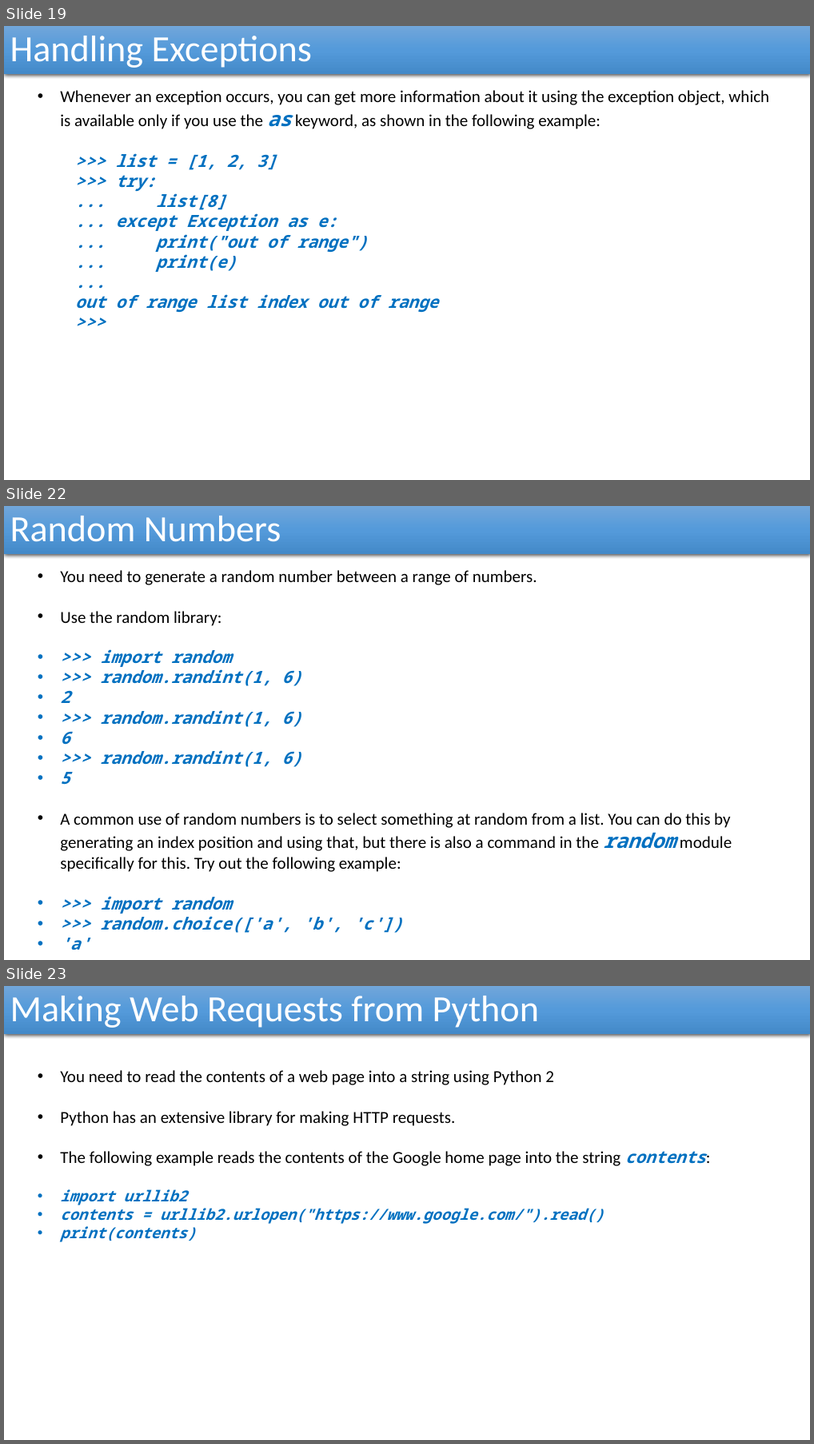
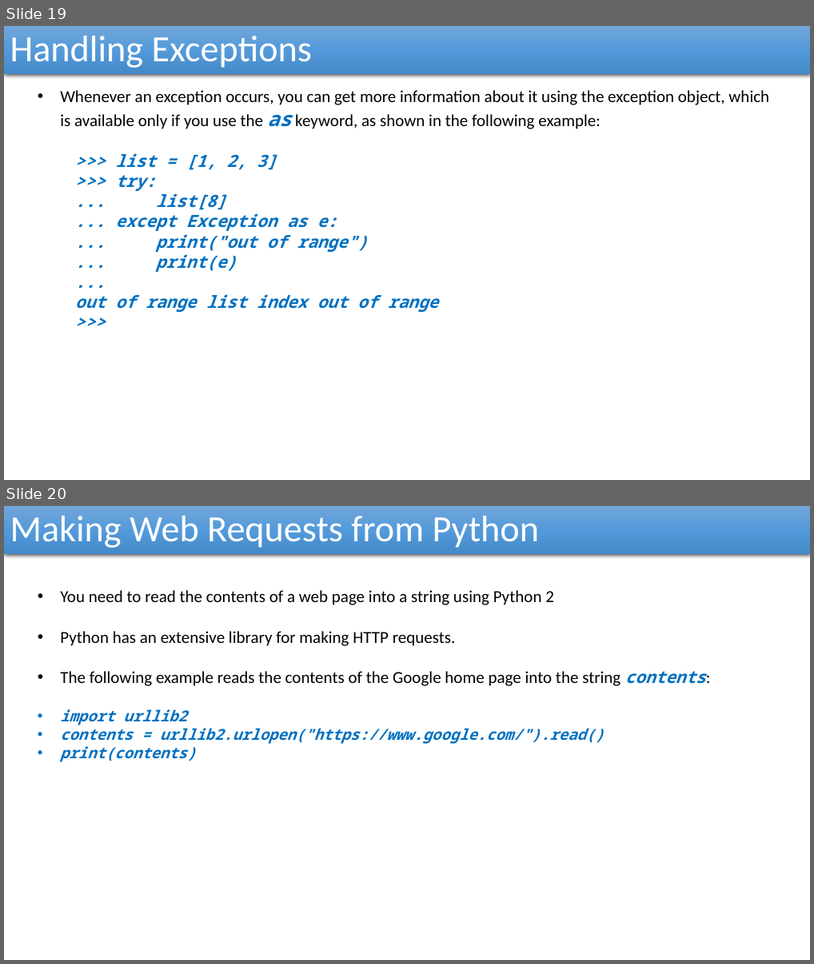
Before and after one commit to reza-arjmandi/rpi-course, a slide deck: session4/presentaion/Python_Advanced.pptx. Shown one above the other, each under a label of ours: slides 19, 22 and 23 before the commit, slides 19 and 20 after it; the slides between them are not shown. The pictures are 814x1444 and 814x964 pixels, drawn with LibreOffice and Linux fonts; fonts in the diff are those of the drawing. Boxes give left, top, right and bottom in pixels: in the first picture for what was removed or moved away, otherwise in the second. Text is boxed around its words. In the diff, an @@ line names an element or a change of style, - is before the commit and + after.

```diff
--- a/session4/presentaion/Python_Advanced.pptx
+++ b/session4/presentaion/Python_Advanced.pptx
@@ slide 22 removed at [4,506,810,960], background #FFFFFF @@
@@ rectangle removed at [4,506,810,554] @@
-Random Numbers
@@ text removed at [60,570,732,950] @@
-• You need to generate a random number between a range of numbers.
-• Use the random library:
-• >>> import random
-• >>> random.randint(1, 6)
-• 2
-• >>> random.randint(1, 6)
-• 6
-• >>> random.randint(1, 6)
-• 5
-• A common use of random numbers is to select something at random from a list. You can do this by generating an index position and using that, but there is also a command in the random module specifically for this. Try out the following example:
-• >>> import random
-• >>> random.choice(['a', 'b', 'c'])
-• 'a'
@@ what was slide 23 is now slide 20 @@
```
Also in this commit, not shown: 2 other slides removed, 2 other files.
